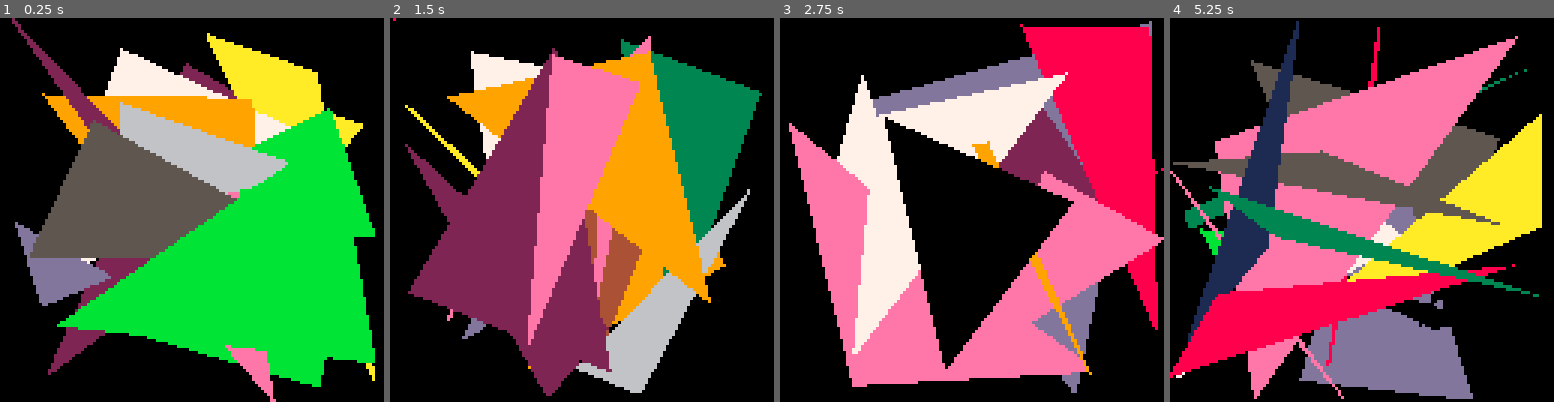
Above: before the commit, frames 1-4 (left to right).
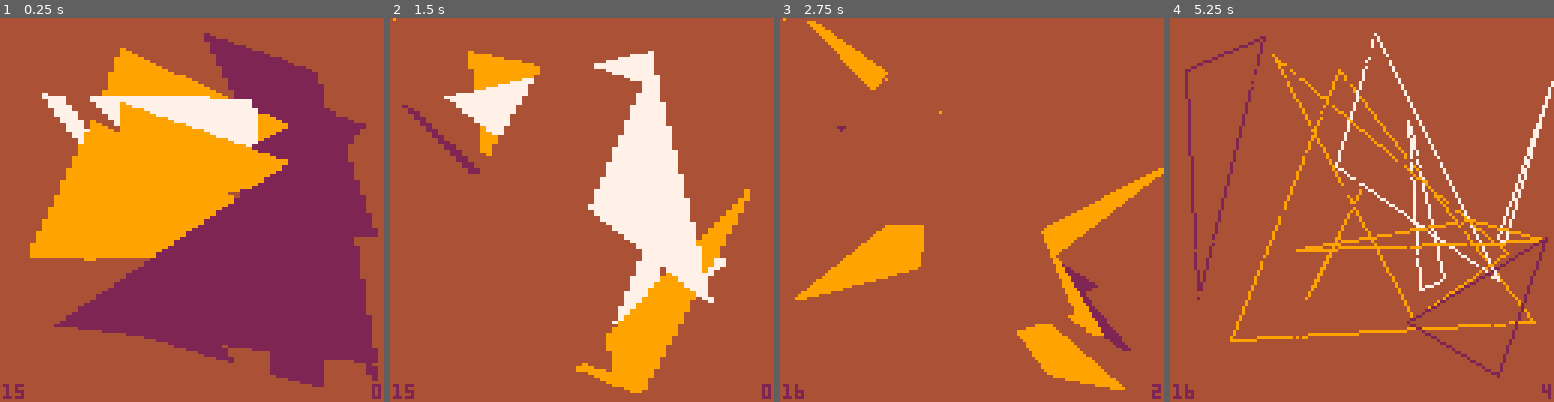
Above: after the commit, the same moments.

Repository: TheWing/Pico-Sketch
Game: PICO-8 cartridge tri_test.p8
Same seed, same stepped clock (60 frames per second), same inputs: the game is played once before the commit and once after it.
Inputs:
- Up to frame 1 (0.25 s): no input
- Up to frame 2 (1.5 s): tap X (X key) at 0.33, 1.07 s; tap O (Z key) at 0.7 s
- Up to frame 3 (2.75 s): hold Right 1.6-2.1 s; tap O (Z key) at 1.7, 2.1, 2.5 s; tap X (X key) at 1.85 s; hold Up 2.15-2.42 s; hold Right from 2.47 s (still down)
- Up to frame 4 (5.25 s): tap O (Z key) every 0.4 s from 2.9 to 4.9 s; tap X (X key) at 2.97, 4.08, 5.2 s; release Right at 3.03 s; hold Left 3.08-3.58 s; hold Down 3.63-3.97 s; hold Right 4.02-4.68 s; hold Up 4.73-5.03 s; hold Left from 5.08 s (still down)

The runs differ from the first frame. In frame 1, 100% of the frame differs, in the area x 0-100%, y 0-100%; in frame 2, 98%; in frame 3, 100%; in frame 4, 100%.

Commit message:
palette updatings

Diff:
--- a/paletterot.p8
+++ b/paletterot.p8
@@ -12,11 +12,14 @@
 ff=0
 b=4
 f=9
-
-bw={{b,b,f,f,f,f,b,f,b,b,b,f,b,b,b,b},
-    {b,b,f,f,f,b,b,b,b,b,b,f,f,f,f,f},
-    {b,f,f,b,b,b,b,b,b,f,b,f,b,f,f,f},
-    {b,b,b,f,b,f,b,b,b,f,f,f,b,b,f,b}}
+t=13
+maara=1
+
+bw={{b,b,f,f,f,f,b,f,t,b,b,f,b,b,b,b},
+    {b,b,f,f,f,b,b,b,t,b,b,f,f,f,f,f},
+    {b,f,f,b,b,b,b,b,t,f,b,f,b,f,f,f},
+    {b,b,b,f,b,f,b,b,t,f,f,f,b,b,f,b}}
+
 
 function _update60()
 	f=f+1
@@ -32,7 +35,10 @@
 function _draw()
 	if f%4==0 then
 		cls(0)
-		if f%256>=128 then
+		if f%128==0 then
+			maara=rnd(5)\1
+		end
+		if maara==1 then
 			for x=0,3 do
 				for y=0,3 do
 					fr=ff+x+y
@@ -40,20 +46,33 @@
 				end
 			end
 		else
-			fr=f%32
+			torus_grid(2^maara,f)
+		end
+		print(stat(7),6,0,8)
+		for x=0,15 do
+		 pset(x%4+1,x\4+1,x)
+		end
+	end
+end
+
+function torus_grid(n,f)
+	local xx
+	local yy
+	local x
+	local y
+	local fr
+	for xx=0,n-1 do
+		for yy=0,n-1 do
+			fr=(f+xx*4+yy*4)%32
 			x=(fr%16)*8
 			y=(fr\16)*32
-			sspr(x,y,32,32,0,0,128,128)
-			//zspr(((ff)%4)*4,4,4,0,0,4)
-		end
-		print(stat(7),6,0,11)
-		for x=0,15 do
-		 pset(x%4+1,x\4+1,x)
-		end
-	end
-end
-
-
+			sspr(x,y,32,32,xx*(128\n),yy*(128\n),(128\n),(128\n),xx>=n\2,yy>=n\2)
+		end
+	end
+end
+
+// 2 -> 64
+//
 
 function palette(n)
 	local i
@@ -63,15 +82,16 @@
 end
 
 function rnd_palette()
-	local l = rnd(16) //b
-	local k = rnd(16) //f
+	local l = rnd(16)\1 //b
+	local k = rnd(16)\1 //f
+	local p = (l+k+1)%16
 	if l==k then
 		l=(l-1)%16
 	end
-	bw={{l,l,k,k,k,k,l,k,l,l,l,k,l,l,l,l},
-	    {l,l,k,k,k,l,l,l,l,l,l,k,k,k,k,k},
-	    {l,k,k,l,l,l,l,l,l,k,l,k,l,k,k,k},
-	    {l,l,l,k,l,k,l,l,l,k,k,k,l,l,k,l}}
+	bw={{l,l,k,k,k,k,l,k,p,l,l,k,l,l,l,l},
+	    {l,l,k,k,k,l,l,l,p,l,l,k,k,k,k,k},
+	    {l,k,k,l,l,l,l,l,p,k,l,k,l,k,k,k},
+	    {l,l,l,k,l,k,l,l,p,k,k,k,l,l,k,l}}
 end
 __gfx__
 0000000000000000000000000000000000000000000000000000000000000000000000000000000000000000000000000000000000000de9a000000000000000
--- a/tri_test.p8
+++ b/tri_test.p8
@@ -7,8 +7,18 @@
 --1= single line (still jagged)
 --2= tripled (smoothest but slow)
 --3= line instead of memset
-quality=3
+quality=0
+tris=15
 
+a=2
+b=4
+c=9
+d=7
+
+bw={b,a,b,b,b,c,c,c,c,d,a,a,b,b,b,c}
+//    {b,b,c,c,c,b,b,b,b,b,b,f,f,f,f,f},
+//    {b,c,c,b,b,b,b,b,b,f,b,f,b,f,f,f},
+//    {b,b,b,f,b,f,b,b,b,f,f,f,b,b,f,b}}
 
 
 function _init()
@@ -17,16 +27,29 @@
 end
 
 function _update60()
+	//quality=quality+(@0x5f4c&0x0010)-(@0x5f4c&0x0020)
 
+	if (btnp(0)) quality -= 1
+	if (btnp(1)) quality += 1
+	if (btnp(3)) tris -= 1
+	if (btnp(2)) tris += 1
+	quality=quality%5
+	tris=tris%512
 end
 f=0
 function _draw()
 	cls()
 	--[
-	for i=1,15 do
-		trifill({rnd(128),rnd(128)},
-		        {rnd(128),rnd(128)},
-		        {rnd(128),rnd(128)},rnd(15))
+	for i=1,tris do
+		if quality<4 then
+			trifill({rnd(128),rnd(128)},
+			        {rnd(128),rnd(128)},
+			        {rnd(128),rnd(128)},rnd(15))
+		else
+			tri({rnd(128),rnd(128)},
+			    {rnd(128),rnd(128)},
+			    {rnd(128),rnd(128)},rnd(15))
+		end
 	end
 	--]]
 	--trifill({10,10},{128,(f*0.01)%128},{30,80},1)
@@ -34,6 +57,9 @@
 	--trifill({30,80},{10,10},{80,20},3)
 	f=f+1
 	poke(0x6000,flr(f)*128)
+	print(quality,124,122,1)
+	print(tris,1,122,1)
+	palette(1)
 end
 
 
@@ -116,6 +142,14 @@
 	end
 end
 
+function tri(p1,p2,p3,c)
+	color(c)
+	line(p1[1],p1[2],p2[1],p2[2])
+	line(p3[1],p3[2],p2[1],p2[2])
+	line(p1[1],p1[2],p3[1],p3[2])
+end
+
+
 function lerp(v0,v1,t)
 	return v0+t*(v1-v0)
 end
@@ -126,6 +160,12 @@
 
 
 
+function palette(n)
+	local i
+	for i=1,16 do
+		poke(0x5f10+(i-1),bw[i])
+	end
+end
 
 __gfx__
 00000000000000000000000000000000000000000000000000000000000000000000000000000000000000000000000000000000000000000000000000000000
--- a/xor.p8
+++ b/xor.p8
@@ -7,28 +7,38 @@
 b=0
 c=0
 p=0
-beat=0
 p1=0
 p2=0
-hit=0
+po=0
+
 poke(0x5f40,0b1111)
-music(0)
+//music(0)
+
+function _init()
+	poke4(0x5f10,0x8301.8100)
+	poke4(0x5f14,0x8e08.888d)
+	poke4(0x5f18,0x070f.0a09)
+	poke4(0x5f1c,0x8085.050d)
+	poke(0x5f2e,0)
+
+end
 
 function _draw()
 -- if b!=0x000 then
 	memcpy(0x1000,0x6000,0x2000)
 
-	efu_fade()
+	efu_smear()
 	for mem=scrstart,scrend do
 		c=((mem%64)^^(mem>>>7))*0.4--(1+sin(t)*8)
 		p=@(mem)
-		p1=(p|(c&b))*0.4
-		p2=((p>>>4)|(c&b))*0.4
-		poke(mem,(((p1\1)<<4)|p2))
+		p1=(p>>>4)\b
+		p2=((p\12)|((c\8)*(b))\4)|(p2&b&c)
+		po=((p2&0b1111)<<4)|(p2&0b1111)
+		poke(mem,po)//(((p1\1)<<4)|p2))
 	end
 	if btn()==0 then
-	 	--rectfill(0,0,52,6,0)
-  	--print("press buttons",1,1,8)
+--		rectfill(0,0,52,6,0)
+--		print("press buttons",1,1,8)
 	end
 end
 
@@ -40,18 +50,7 @@
 end
 
 function _update60()
- if (stat(20)%8<=1) then
-  b=shl(5,beat%5) --btn()
-  beat=beat+1
-  hit=1
- else
-  hit=0
-  b=shl(1,beat%8)
- end
- beat=beat
- --rectfill(0,0,52,6,0)
- --print(b,1,1,8)
- t=t+0.001
+  b=btn()
 end
 
 
